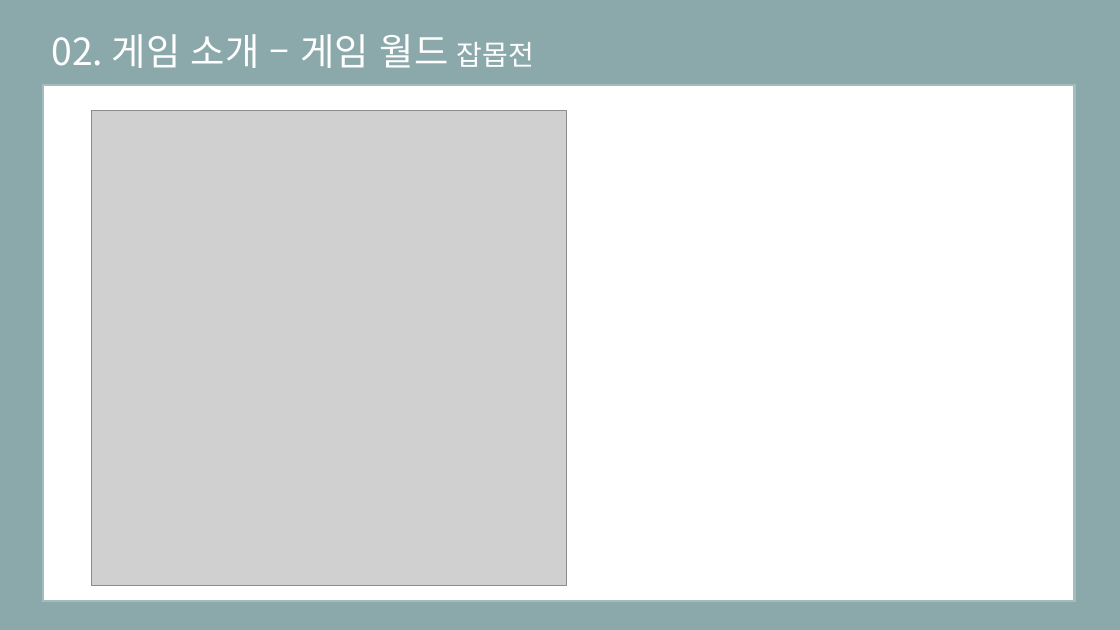
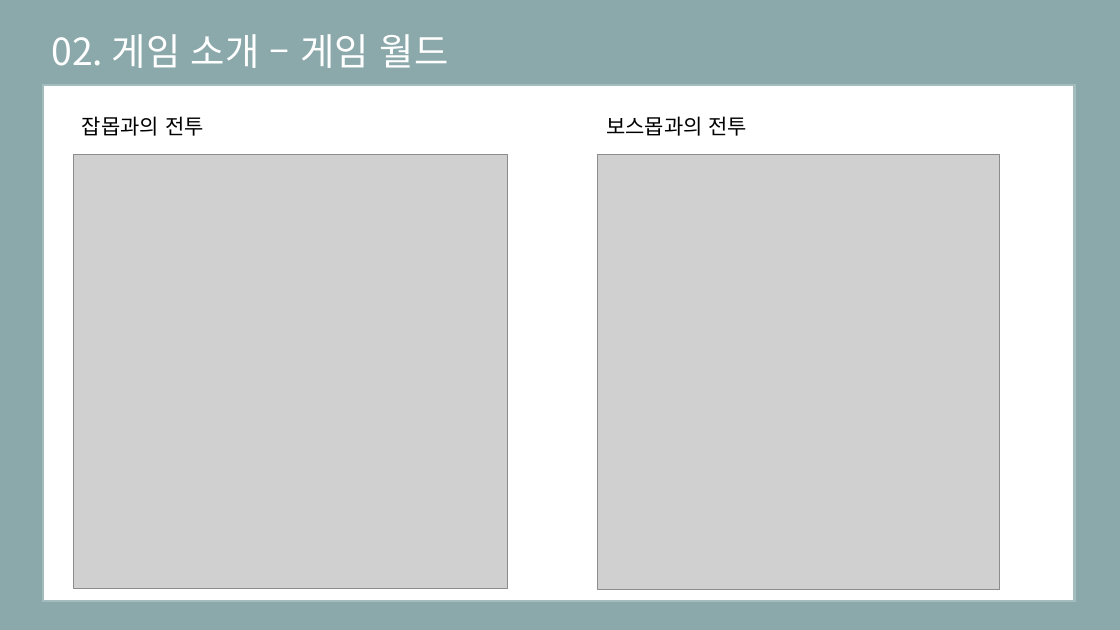
Before and after one commit to eunjiyun/Graduation_Work, a slide deck: slide 9 of Game_Design/2019184003 김 선아 장르 제안서.pptx. Drawn at 1120x630 pixels with LibreOffice and Linux fonts; fonts in the diff are those of the drawing; grey boxes stand for pictures. Boxes give left, top, right and bottom in pixels: in the first picture for what was removed or moved away, otherwise in the second. Text is boxed around its words. In the diff, an @@ line names an element or a change of style, - is before the commit and + after.

Commit message:
보스몹 맵 이미지 추가
9번 슬라이드 수정

```diff
--- a/Game_Design/2019184003 김 선아 장르 제안서.pptx
+++ b/Game_Design/2019184003 김 선아 장르 제안서.pptx
@@ text at box(51, 34, 449, 68): text changed @@
-02. 게임 소개 – 게임 월드 잡몹전
+02. 게임 소개 – 게임 월드
@@ text added at box(82, 116, 204, 136), 18 pt, text #000000 @@
+잡몹과의 전투
@@ text added at box(606, 116, 748, 136), 18 pt, text #000000 @@
+보스몹과의 전투
@@ picture: place and size @@
-picture at box(91, 110, 566, 586)
+picture at box(74, 155, 507, 588)
@@ picture added at box(598, 155, 1000, 590) @@
```
Also in this commit, not shown: 1 slide removed.
